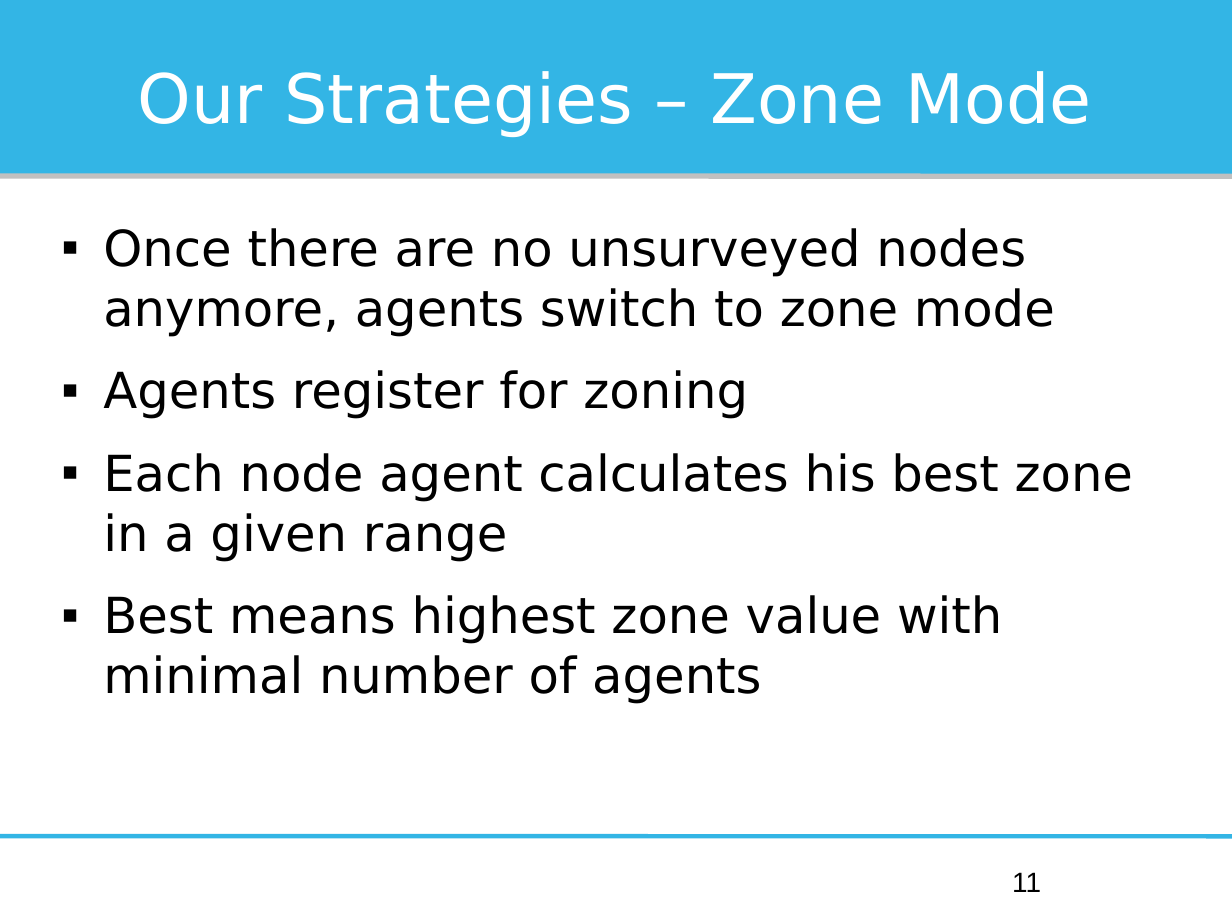
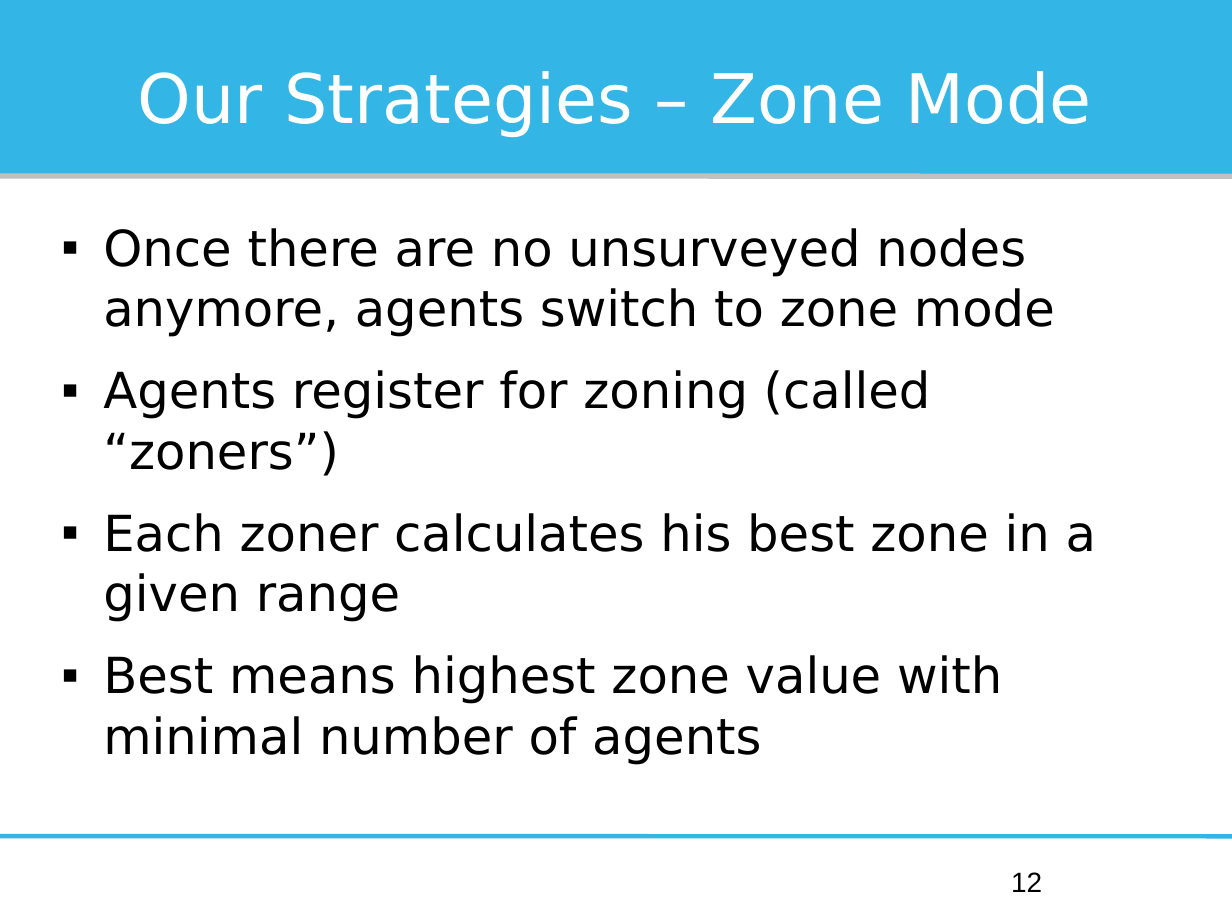
Before and after one commit to Institute-Web-Science-and-Technologies/mapc, a slide deck: slide 12 of Oberseminar/presentation.odp (slide 11 before the commit). Drawn at 1232x924 pixels with LibreOffice and Linux fonts; fonts in the diff are those of the drawing. Boxes give left, top, right and bottom in pixels: in the first picture for what was removed or moved away, otherwise in the second. Text is boxed around its words. In the diff, an @@ line names an element or a change of style, - is before the commit and + after.

```diff
--- a/Oberseminar/presentation.odp
+++ b/Oberseminar/presentation.odp
@@ text at box(103, 370, 1096, 622): text changed @@
-▪ Agents register for zoning
-▪ Each node agent calculates his best zone in a given range
+▪ Agents register for zoning (called “zoners”)
+▪ Each zoner calculates his best zone in a given range
@@ page number at box(1011, 872, 1042, 892): text changed @@
-11
+12
```
Also in this commit, not shown: 10 other slides changed, 4 slides added, 1 other file.
